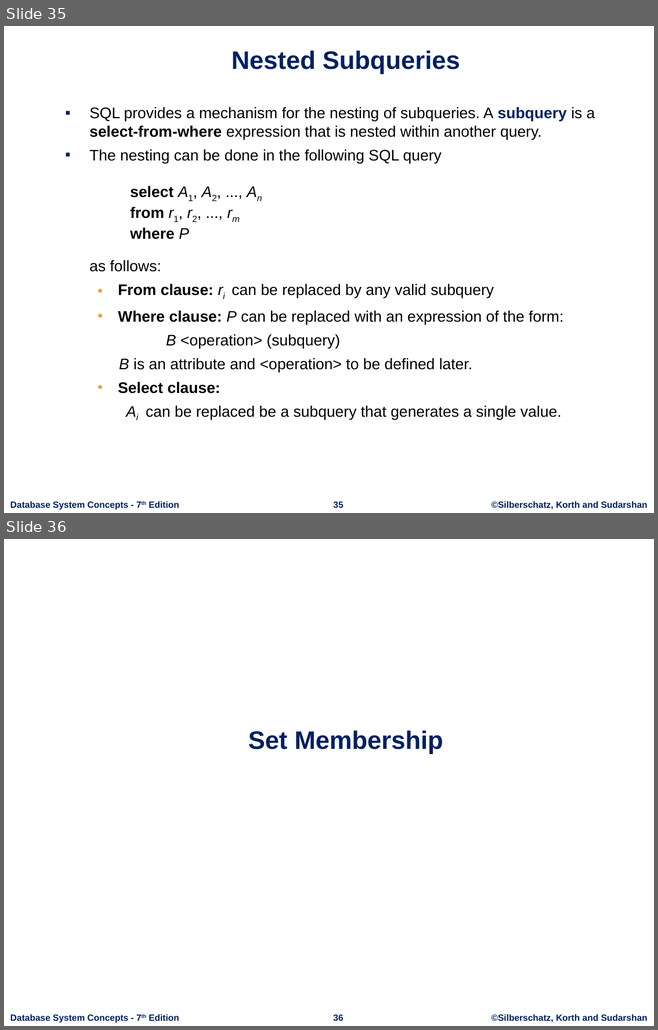
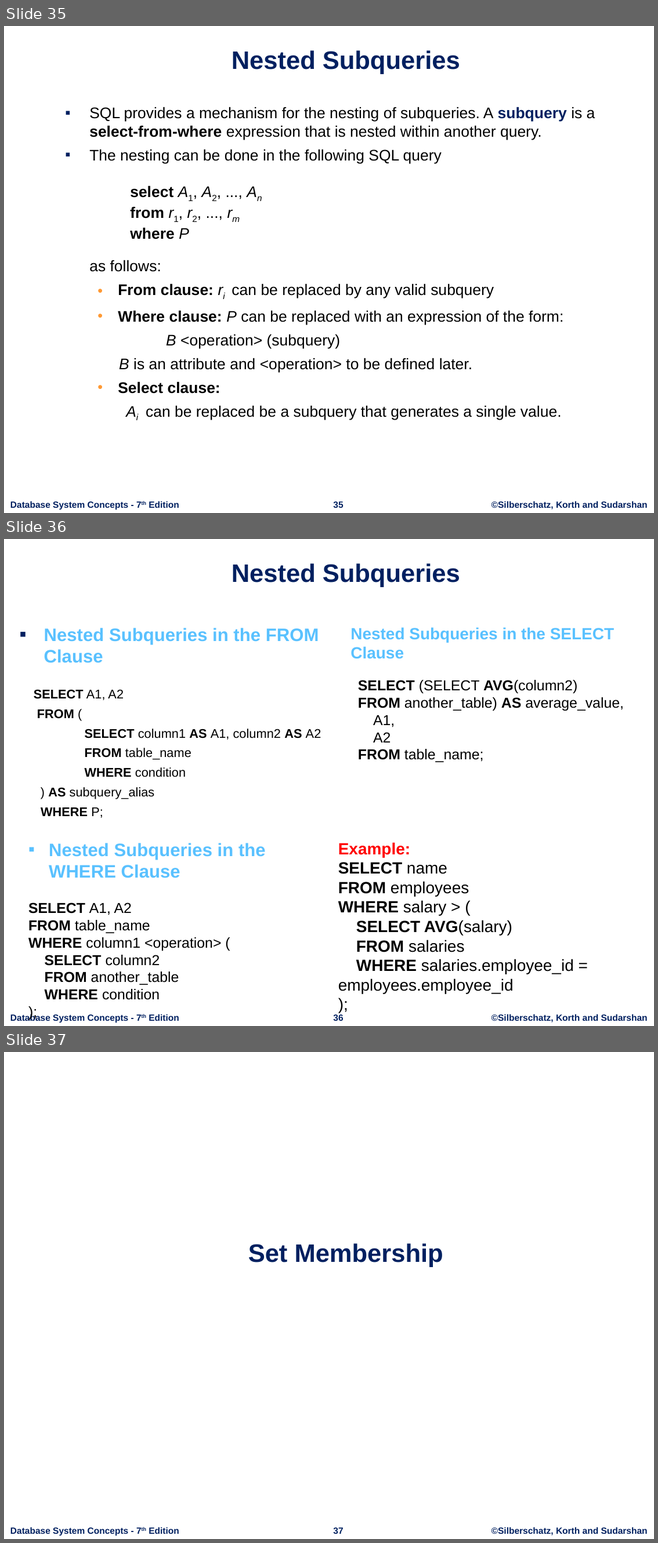
Before and after one commit to nashurgessa/DB-practices, a slide deck: Slides/L5.6 Introduction SQL.pptx. Shown one above the other, each under a label of ours: slides 35 and 36 before the commit, slides 35, 36 and 37 after it. The pictures are 658x1030 and 658x1543 pixels, drawn with LibreOffice and Linux fonts; fonts in the diff are those of the drawing; background and template pictures are left out. Boxes give left, top, right and bottom in pixels: in the first picture for what was removed or moved away, otherwise in the second. Text is boxed around its words. In the diff, an @@ line names an element or a change of style, - is before the commit and + after.

```diff
--- a/Slides/L5.6 Introduction SQL.pptx
+++ b/Slides/L5.6 Introduction SQL.pptx
@@ slide 36 added at box(4, 539, 654, 1026), background #FFFFFF; not listed: 3 template elements that a slide beside it also shows @@
@@ title added at box(231, 563, 460, 587), 28 pt, text #002060, bold @@
+Nested Subqueries
@@ text added at box(34, 628, 321, 818), 14 pt, text #000000, bold @@
+▪ Nested Subqueries in the FROM Clause
+SELECT A1, A2
+FROM (
+SELECT column1 AS A1, column2 AS A2
+FROM table_name
+WHERE condition
+) AS subquery_alias
+WHERE P;
@@ text added at box(350, 627, 614, 659), 18 pt, text #59C1FF, bold @@
+Nested Subqueries in the SELECT Clause
@@ text added at box(358, 680, 623, 762), 16 pt, text #000000 @@
+SELECT (SELECT AVG(column2)
+FROM another_table) AS average_value,
+A1,
+A2
+FROM table_name;
@@ text added at box(28, 843, 266, 1000), 16 pt, text #000000 @@
+▪ Nested Subqueries in the WHERE Clause
+SELECT A1, A2
+FROM table_name
+WHERE column1 <operation> (
+SELECT column2
+FROM another_table
+WHERE condition
+);
@@ text added at box(338, 842, 574, 994), 18 pt, text #000000 @@
+Example:
+SELECT name
+FROM employees
+WHERE salary > (
+SELECT AVG(salary)
+FROM salaries
+WHERE salaries.employee_id = employees.employee_id
+);
@@ what was slide 36 is now slide 37 @@
@@ page number at box(333, 1528, 343, 1534): text changed @@
-36
+37
```
Also in this commit, not shown: 4 slides changed.
